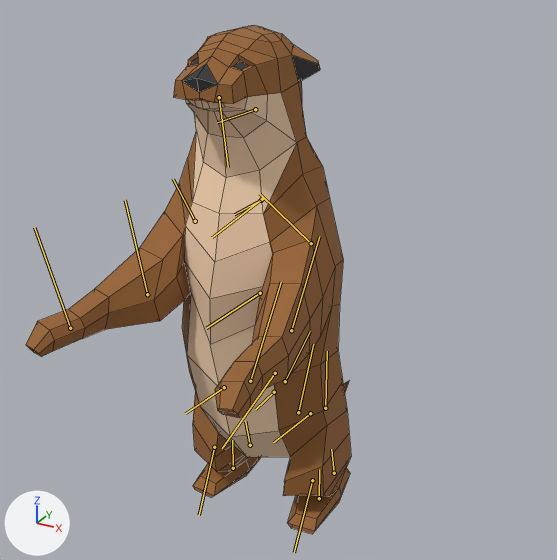
Before and after pictures for a commit that changed the FBX model Assets/Models/Otter/Otter.FBX.
The view is the same before and after, from a 50 mm lens placed at (0.775, -1.379, 1.264), pointed at (0.019, -0.005, 0.577). The lights are fixed; the arrows at lower left show +X, +Y and +Z. The bones that bend it are drawn over the model as lines. Mesh edges are drawn as thin lines.

In view in the first picture: 'Otter_01'.
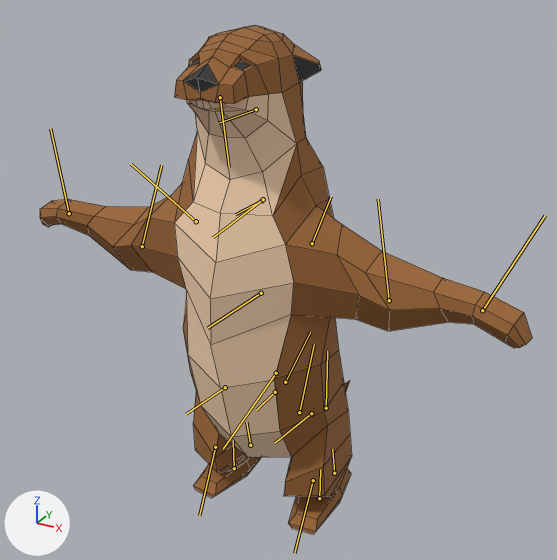
The newer file adds an action. The first version stands in its rest pose; the second is drawn at frame 1 of the action 'Take 001'.

Location of each change, [x1, y1, x2, y2] in pixels of the pictures (557 x 560 px):
'Otter_01', posed (51% wider)
    before: [26, 25, 351, 534]
    after: [40, 25, 532, 534]
bone 'Otter-RIGRUpperarm', root to tip
    before: (195, 221) to (173, 179)
    after: (196, 221) to (131, 164)
bone 'Otter-RIGRForearm', root to tip
    before: (147, 294) to (125, 200)
    after: (142, 246) to (161, 165)
bone 'Otter-RIGRPalm', root to tip
    before: (70, 328) to (34, 227)
    after: (69, 213) to (50, 128)
bone 'Otter-RIGLArmUpperarm', root to tip
    before: (311, 243) to (259, 193)
    after: (312, 243) to (331, 196)
bone 'Otter-RIGLArmForearm', root to tip
    before: (291, 330) to (319, 236)
    after: (389, 300) to (378, 199)
bone 'Otter-RIGLArmPalm', root to tip
    before: (250, 381) to (281, 282)
    after: (482, 310) to (545, 215)

The change in detail:
Bone 'Otter-RIGRUpperarm' (bone_otter_rigrupperarm) turns from (0, 0, 0) to (66, -44, -55) degrees about its own x, y and z.
Bone 'Otter-RIGRForearm' (bone_otter_rigrforearm) turns from (0, 0, 0) to (1, 0, 5) degrees about its own x, y and z.
Bone 'Otter-RIGRPalm' (bone_otter_rigrpalm) turns from (0, 0, 0) to (10, -17, -32) degrees about its own x, y and z.
Bone 'Otter-RIGLArmUpperarm' (bone_otter_riglarmupperarm) turns from (0, 0, 0) to (-65, 44, -54) degrees about its own x, y and z.
Bone 'Otter-RIGLArmForearm' (bone_otter_riglarmforearm) turns from (0, 0, 0) to (1, -5, 0) degrees about its own x, y and z.
Bone 'Otter-RIGLArmPalm' (bone_otter_riglarmpalm) turns from (0, 0, 0) to (-11, 3, -29) degrees about its own x, y and z.
